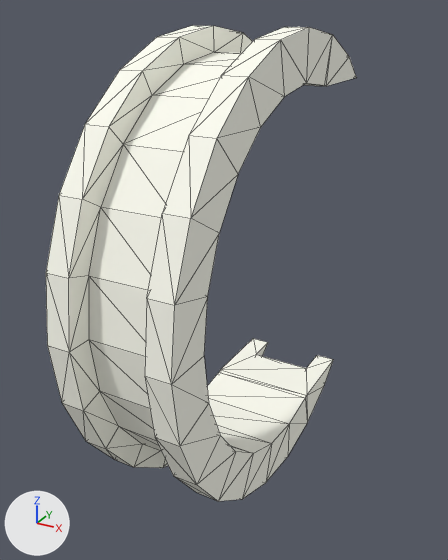
The OBJ model pyweek26/models/game/section_239.obj as it was, and as the next commit left it.
Before and after are seen from a 50 mm camera at (14.4, -23.5, 10.7) aimed at (2.9, -2.5, 0.2). The axes (+X, +Y, +Z) are drawn at lower left. The lights are the same throughout. Mesh edges are drawn as thin lines. Where no turn or scale is listed for an object, it has been applied to the vertices. Vertices at the same position are counted once.

In view in the first picture: 'section_239'.
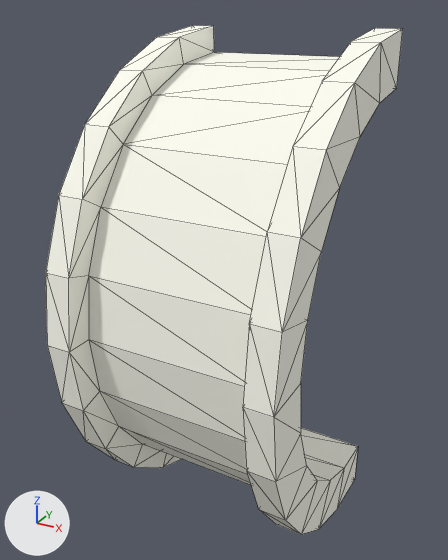
The change in detail:
me_section_239 is used by ob_section_239; location (0.0, 0.0, 0.0).
me_section_239 had 148 vertices, 292 faces and spanned x 0.0..5.1, y -10.0..6.3, z -10.0..10.0.
me_section_239 now has 104 vertices, 204 faces and spans x 0.0..8.6, y -10.0..0.0, z -10.0..10.0.
Part 1, on me_section_239:
50 vertices are removed from x 0.0..5.1, y 0.0..6.3, z -10.0..10.0.
119 faces are deleted.
45 vertices in x 4.1..5.1, y -10.0..0.0, z -9.7..9.7 move by (3.5, 0.0, 0.0).
1 vertex moves from x 4.1, y 0.0, z 10.0 to x 8.6, y 0.0, z 10.0.
6 vertices are added at (7.6, 0.0, -9.0), (8.6, 0.0, 8.0), (8.6, 0.0, -8.0), (7.6, 0.0, 10.0), (7.6, 0.0, -10.0), (8.6, 0.0, -10.0).
31 new faces join them.

What differs and where, as boxes [x1, y1, x2, y2] in the pictures (448 x 560 px):
'section_239', reshaped (15% wider, 7% taller)
    before: [46, 25, 357, 501]
    after: [46, 25, 403, 534]
part 1 of me_section_239, cut back
    before: [89, 26, 357, 501]
    after: [89, 28, 403, 534]
